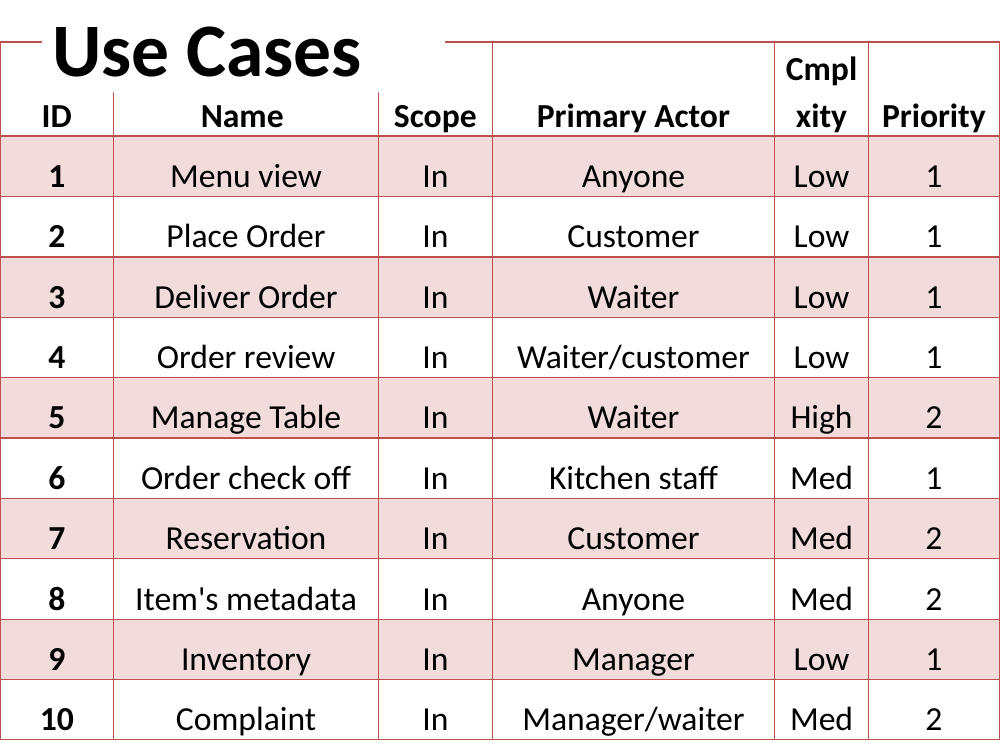
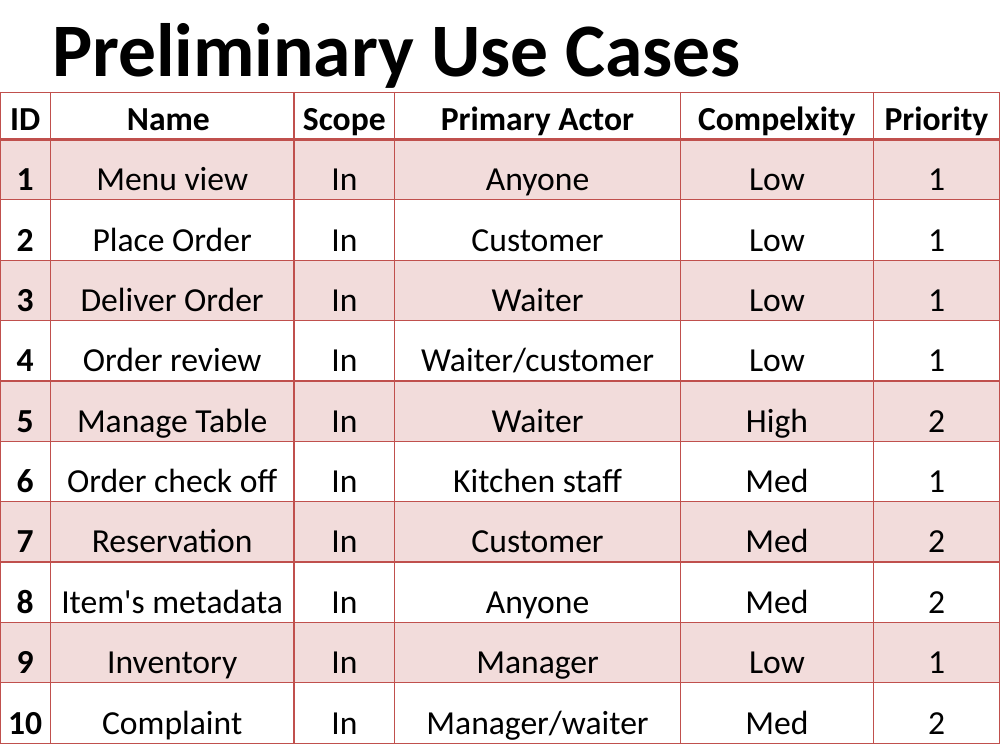
Before and after one commit to osmihi/Capstone, a slide deck: slide 19 of Project Documents/Group3_Presentation1_Capstone.pptx. Drawn at 1008x756 pixels with LibreOffice and Linux fonts; fonts in the diff are those of the drawing; background and template pictures are left out. Boxes give left, top, right and bottom in pixels: in the first picture for what was removed or moved away, otherwise in the second. Text is boxed around its words. In the diff, an @@ line names an element or a change of style, - is before the commit and + after.

```diff
--- a/Project Documents/Group3_Presentation1_Capstone.pptx
+++ b/Project Documents/Group3_Presentation1_Capstone.pptx
@@ title at [52, 23, 741, 93]: text changed @@
-Use Cases
+Preliminary Use Cases
@@ table at [0, 93, 1000, 744] @@
-row 1, column 5: Cmplxity
+row 1, column 5: Compelxity
@@ table: place and size @@
-table at [0, 42, 1000, 740]
+table at [0, 93, 1000, 744]
```
Also in this commit, not shown: 12 other slides changed, 4 slides added, 8 slides removed.
